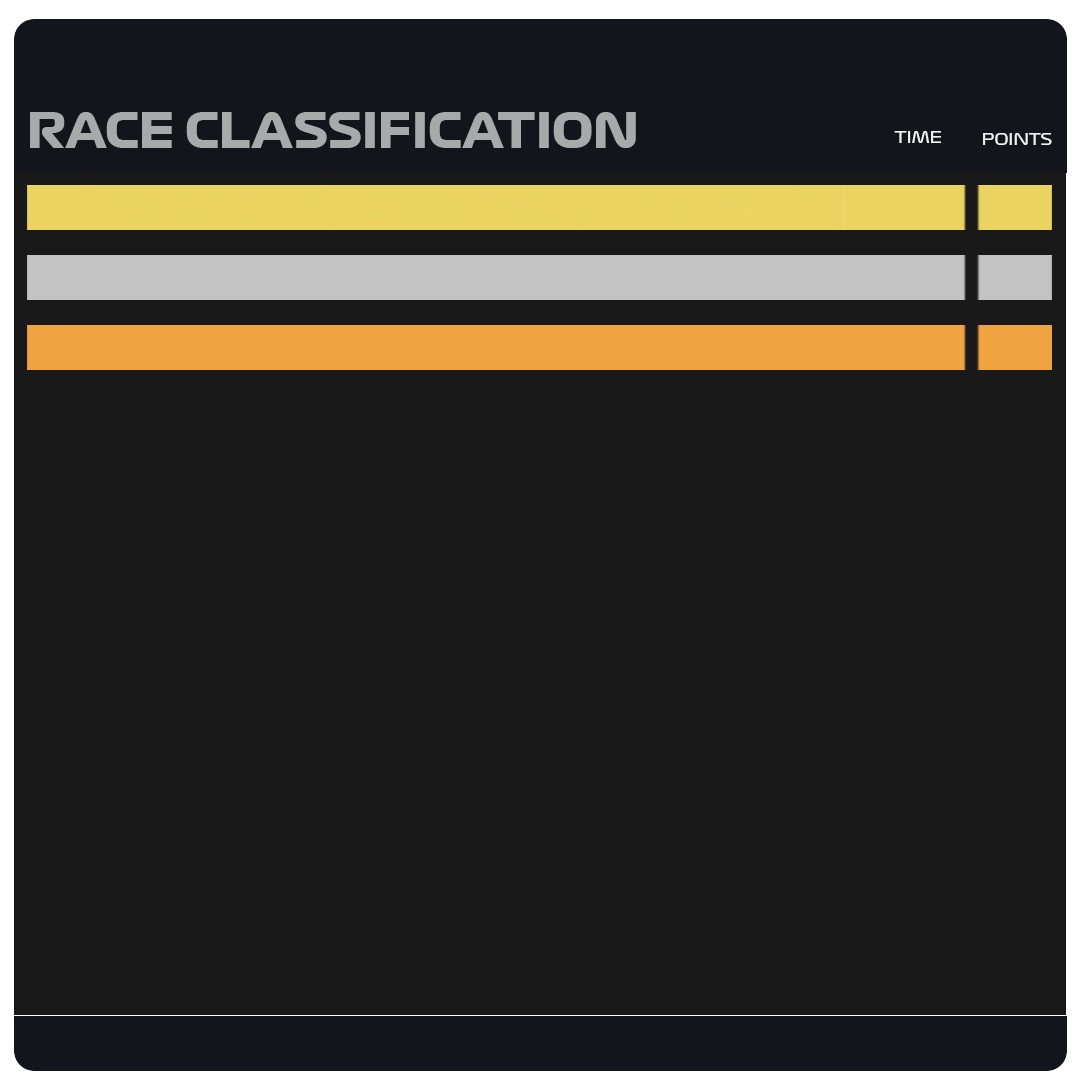
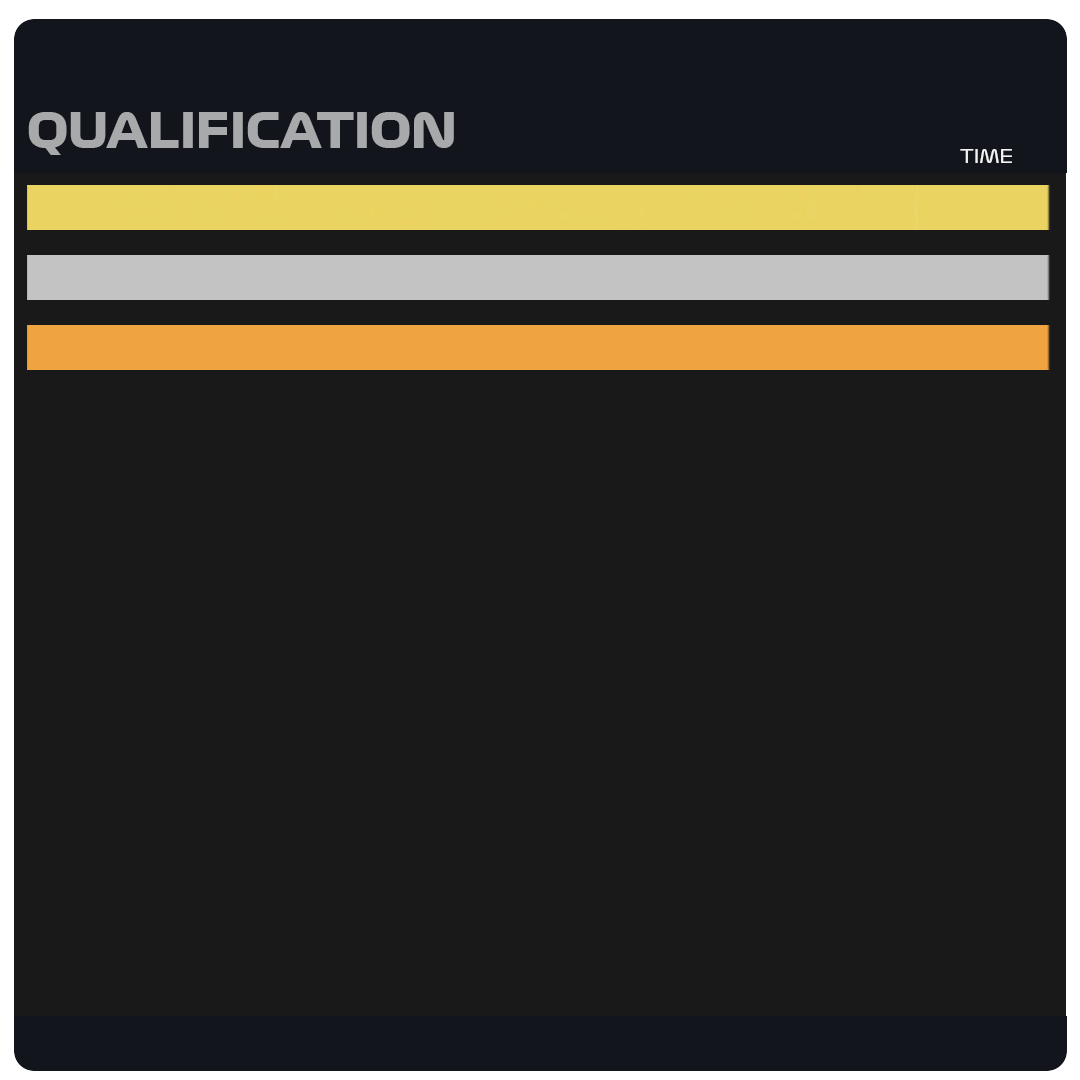
Comparing the layer stacks of the two 1080 x 1080 images. Changes:
painted on "POINTS" over [960, 133, 1052, 163]
hid "TIME", painted on it over [894, 131, 941, 143]
renamed "RACE CLASSIFICATION" to "QUALIFICATION", painted on it over [28, 112, 636, 155]
added layer "Gold Kopie" in group "Podestbalken PUR" over [838, 185, 1051, 230]
added layer "Silber Kopie" in group "Podestbalken PUR" over [963, 255, 1051, 300]
added layer "Bronze Kopie" in group "Podestbalken PUR" over [963, 325, 1051, 370]
hid "Gold" over [838, 185, 1052, 230]
hid "Silber" over [963, 255, 1052, 300]
hid "Bronze" over [963, 325, 1052, 370]
painted on "Ebene 3" over [14, 1015, 1066, 1016]